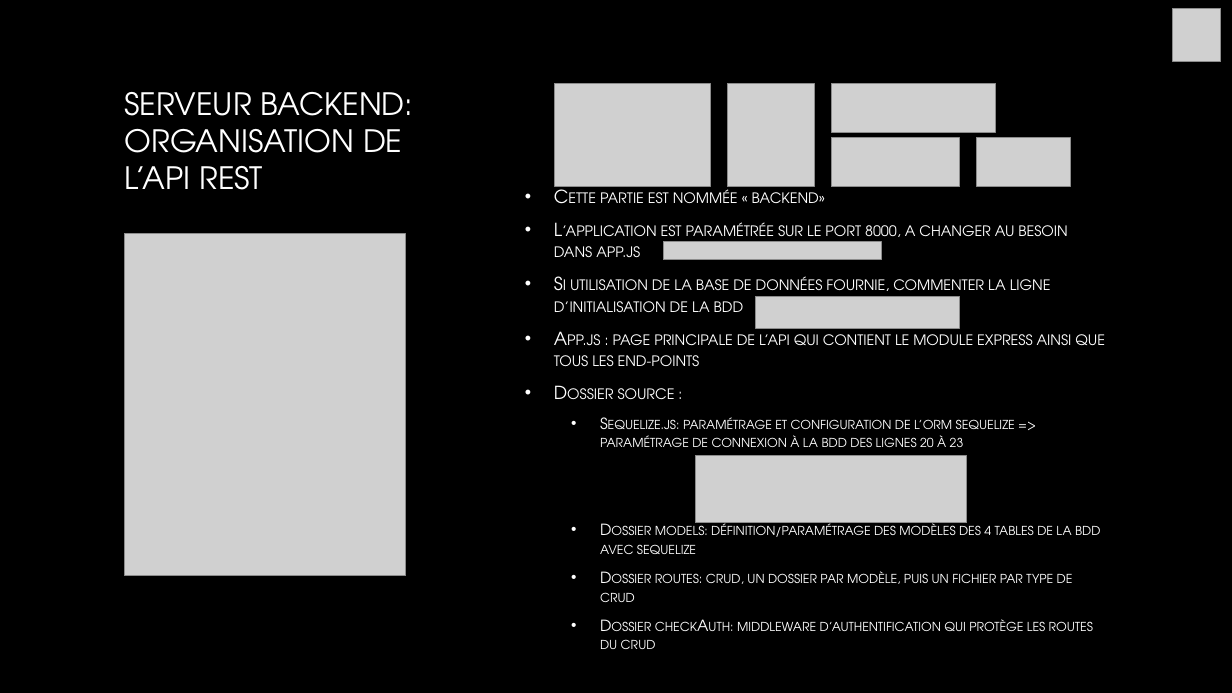
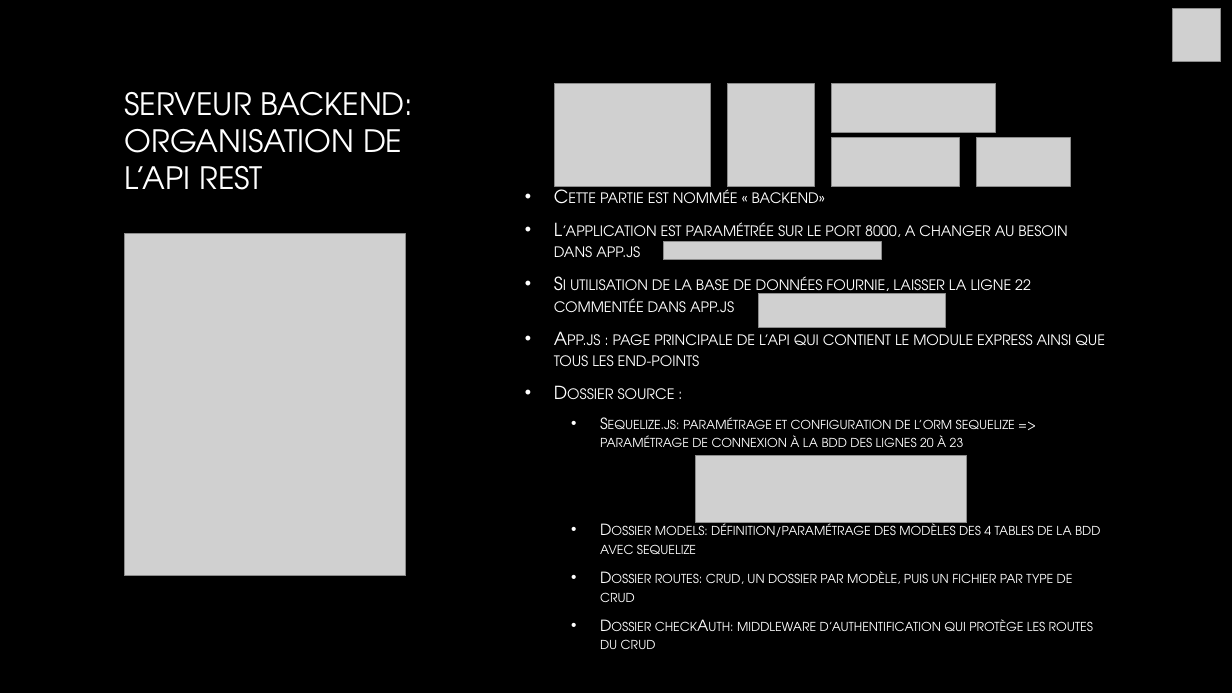
Before and after one commit to Merle-Carpentier/portail_planification_charvin, a slide deck: slide 4 of READ ME-Projet de fin de formation fsjs04 (stephanie carpentier).pptx. Drawn at 1232x693 pixels with LibreOffice and Linux fonts; fonts in the diff are those of the drawing; grey boxes stand for pictures; background and template pictures are left out. Boxes give left, top, right and bottom in pixels: in the first picture for what was removed or moved away, otherwise in the second. Text is boxed around its words. In the diff, an @@ line names an element or a change of style, - is before the commit and + after.

```diff
--- a/READ ME-Projet de fin de formation fsjs04 (stephanie carpentier).pptx
+++ b/READ ME-Projet de fin de formation fsjs04 (stephanie carpentier).pptx
@@ text at <box>554,276,1031,312</box>: text changed @@
-• Si utilisation de la base de données fournie, commenter la ligne d’initialisation de la bdd
+• Si utilisation de la base de données fournie, laisser la ligne 22 commentée dans app.js
@@ picture: place and size @@
-picture at <box>756,297,959,328</box>
+picture at <box>759,293,945,327</box>
```
Also in this commit, not shown: 2 other files.
